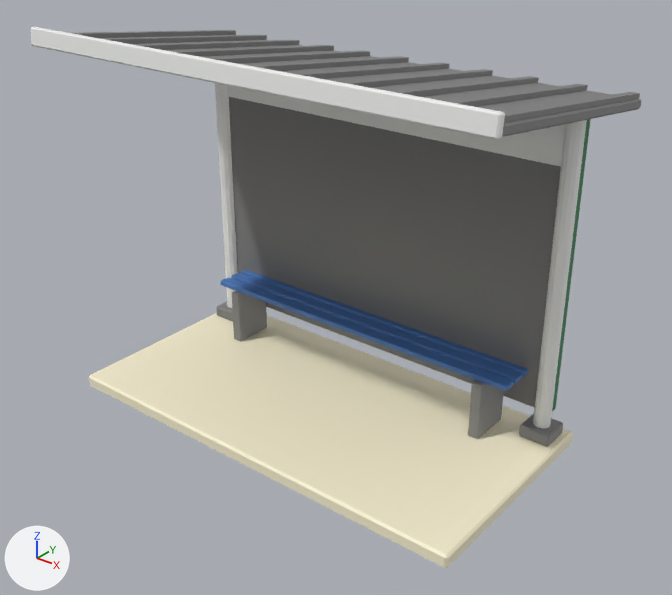
Before and after pictures for a commit that changed the FBX model UnityProject/Assets/Itens/PontoOnibus.fbx.
Before and after are seen from a 50 mm lens placed at (3.66, -4.37, 3.69), pointed at (0.17, -0.02, 0.99). Every picture has the same lights, and +X, +Y and +Z are marked at lower left. The older version comes first. Where no turn or scale is listed for an object, it has been applied to the vertices.

The first picture shows 'Cobertura', 'Fundo', 'PontoOnibus', 'PosteA', 'PosteB'.
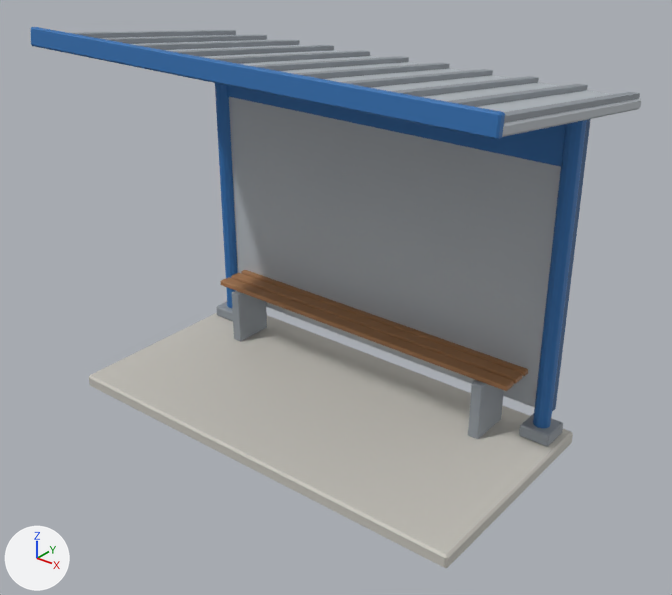
Location of each change, [x1, y1, x2, y2] in pixels of the pictures (672 x 595 px):
part 1 of me_postea, surface changed (grey to blue): [215, 83, 238, 321] in both
part 2 of me_pontoonibus, surface changed (white to grey): [89, 270, 573, 568] in both
part 3 of me_posteb, surface changed (grey to blue): [519, 120, 587, 447] in both
part 4 of me_cobertura, surface changed: [31, 27, 641, 140] in both
part 5 of me_fundo, surface changed (lighter): [227, 85, 591, 411] in both

The change, as a diff of the scene's bpy script:
```diff
--- a/UnityProject/Assets/Itens/PontoOnibus.fbx.py
+++ b/UnityProject/Assets/Itens/PontoOnibus.fbx.py
@@ me_posteb @@
 me_posteb.from_pydata(...)  # 76 vertices, 98 faces; spans x -0.11..0.11, y -0.11..0.11, z 0.0..2.3
 # used by ob_posteb; location = (1.44, 0.62, 0.1)
+# me_posteb part 3: 98 kept faces spanning x -0.11..0.11, y -0.11..0.11, z 0.0..2.3 get new texture (UV) coordinates
 me_posteb.materials.append(mat_dc_m_itens_atlas)
@@ me_pontoonibus @@
 me_pontoonibus.from_pydata(...)  # 144 vertices, 156 faces; spans x -1.6..1.6, y -0.8..0.8, z 0.0..0.56
 # used by ob_pontoonibus; location = (0.0, 0.0, 0.0)
+# me_pontoonibus part 2: texture (UV) coordinates of 156 of 156 faces, centred in x -1.6..1.6, y -0.8..0.8, z 0.0..0.56, changed; they spanned u 0.23..0.48, v 0.86..0.89 and now span u 0.12..0.24, v 0.93..0.95
 me_pontoonibus.materials.append(mat_dc_m_itens_atlas)
@@ me_cobertura @@
 me_cobertura.from_pydata(...)  # 136 vertices, 118 faces; spans x -1.72..1.72, y -0.87..0.85, z -0.1..0.23
 # used by ob_cobertura; location = (0.0, 0.06, 2.42)
+# me_cobertura part 4: 118 kept faces spanning x -1.72..1.72, y -0.87..0.85, z -0.1..0.23 get new texture (UV) coordinates
 me_cobertura.materials.append(mat_dc_m_itens_atlas)
@@ me_fundo @@
 me_fundo.from_pydata(...)  # 88 vertices, 90 faces; spans x -1.49..1.49, y -0.05..0.05, z 0.18..2.2
 # used by ob_fundo; location = (0.0, 0.66, 0.1)
+# me_fundo part 5: 90 kept faces spanning x -1.49..1.49, y -0.05..0.05, z 0.18..2.2 get new texture (UV) coordinates
 me_fundo.materials.append(mat_dc_m_itens_atlas)
@@ me_postea @@
 me_postea.from_pydata(...)  # 76 vertices, 98 faces; spans x -0.11..0.11, y -0.11..0.11, z 0.0..2.3
 # used by ob_postea; location = (-1.44, 0.62, 0.1)
+# me_postea part 1: 98 kept faces spanning x -0.11..0.11, y -0.11..0.11, z 0.0..2.3 get new texture (UV) coordinates
 me_postea.materials.append(mat_dc_m_itens_atlas)
```
